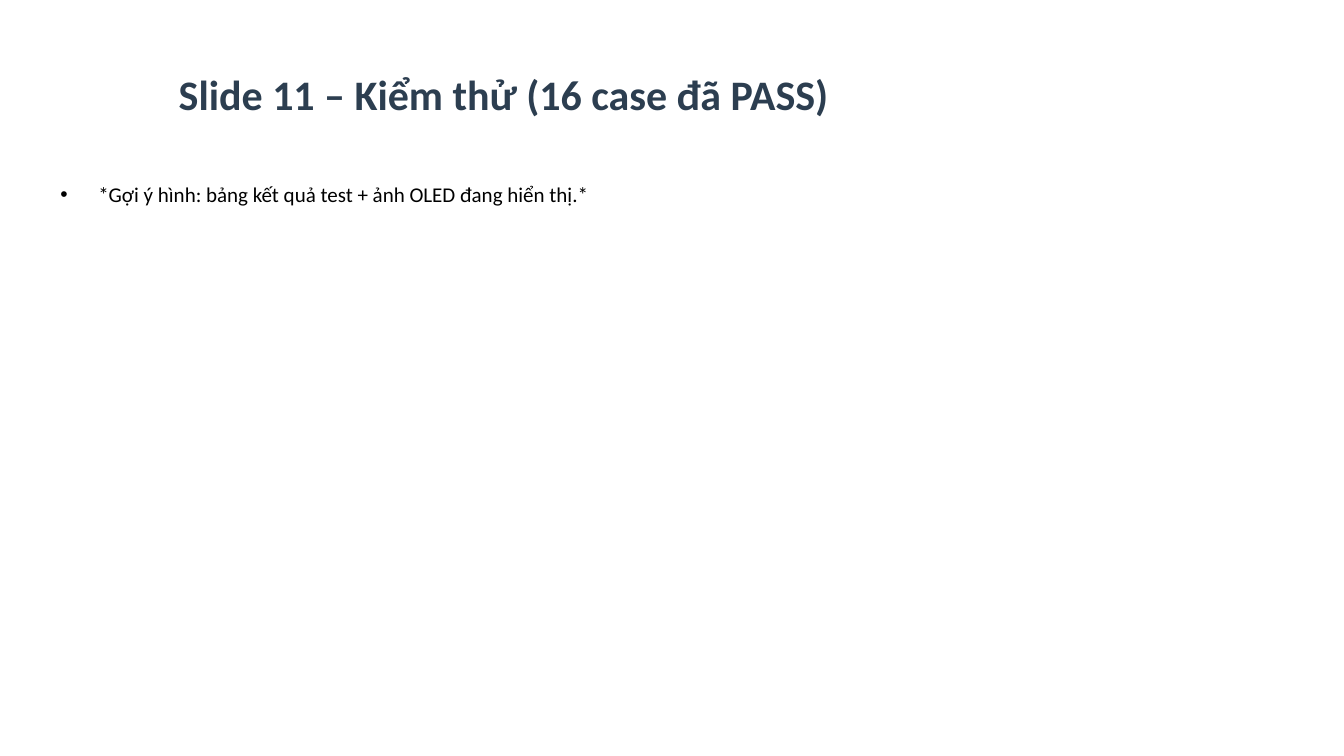
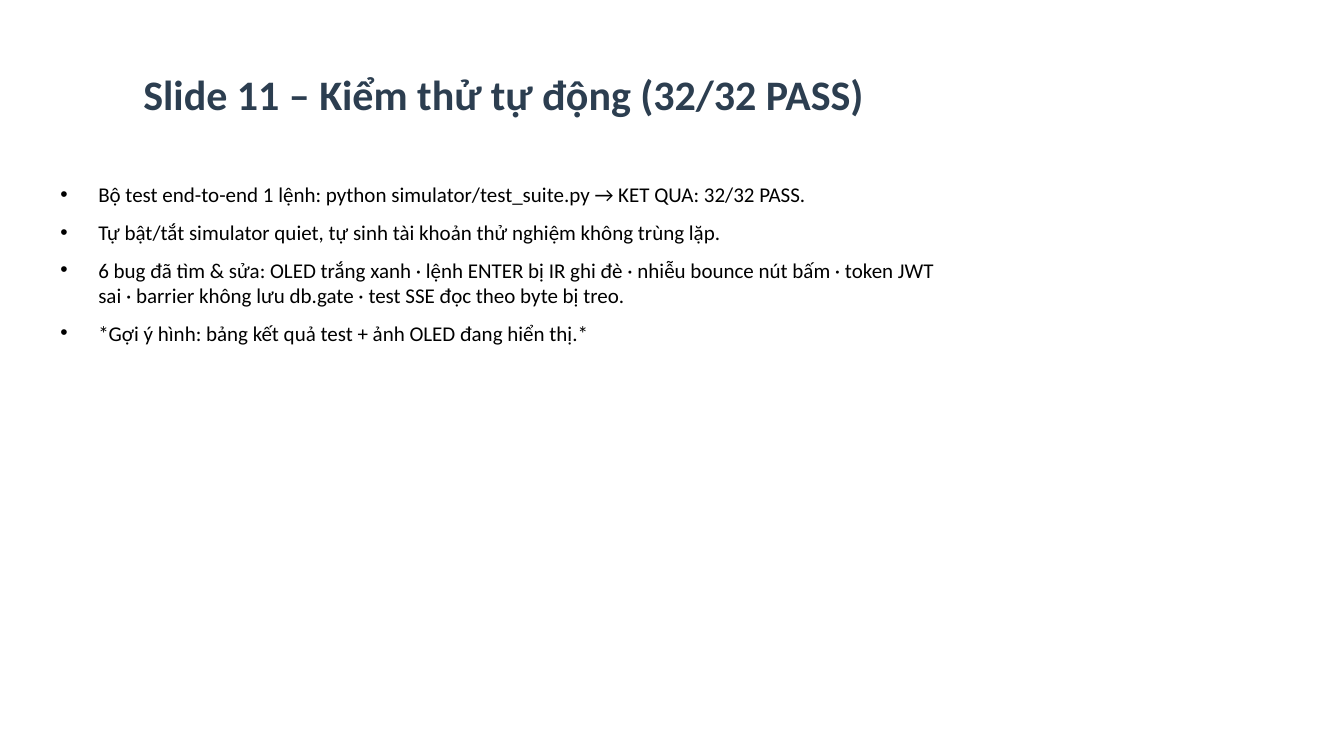
Before and after one commit to Phong220205/smart-parking-ltdd2, a slide deck: slide 12 of docs/Slide_ThuyetTrinh.pptx. Drawn at 1344x756 pixels with LibreOffice and Linux fonts; fonts in the diff are those of the drawing. Boxes give left, top, right and bottom in pixels: in the first picture for what was removed or moved away, otherwise in the second. Text is boxed around its words. In the diff, an @@ line names an element or a change of style, - is before the commit and + after.

```diff
--- a/docs/Slide_ThuyetTrinh.pptx
+++ b/docs/Slide_ThuyetTrinh.pptx
@@ title at bbox=[143, 77, 864, 118]: text changed @@
-Slide 11 – Kiểm thử (16 case đã PASS)
+Slide 11 – Kiểm thử tự động (32/32 PASS)
@@ text at bbox=[98, 187, 934, 307]: paragraphs added @@
+• Bộ test end-to-end 1 lệnh: python simulator/test_suite.py → KET QUA: 32/32 PASS.
+• Tự bật/tắt simulator quiet, tự sinh tài khoản thử nghiệm không trùng lặp.
+• 6 bug đã tìm & sửa: OLED trắng xanh · lệnh ENTER bị IR ghi đè · nhiễu bounce nút bấm · token JWT sai · barrier không lưu db.gate · test SSE đọc theo byte bị treo.
```
Also in this commit, not shown: 9 other files.
